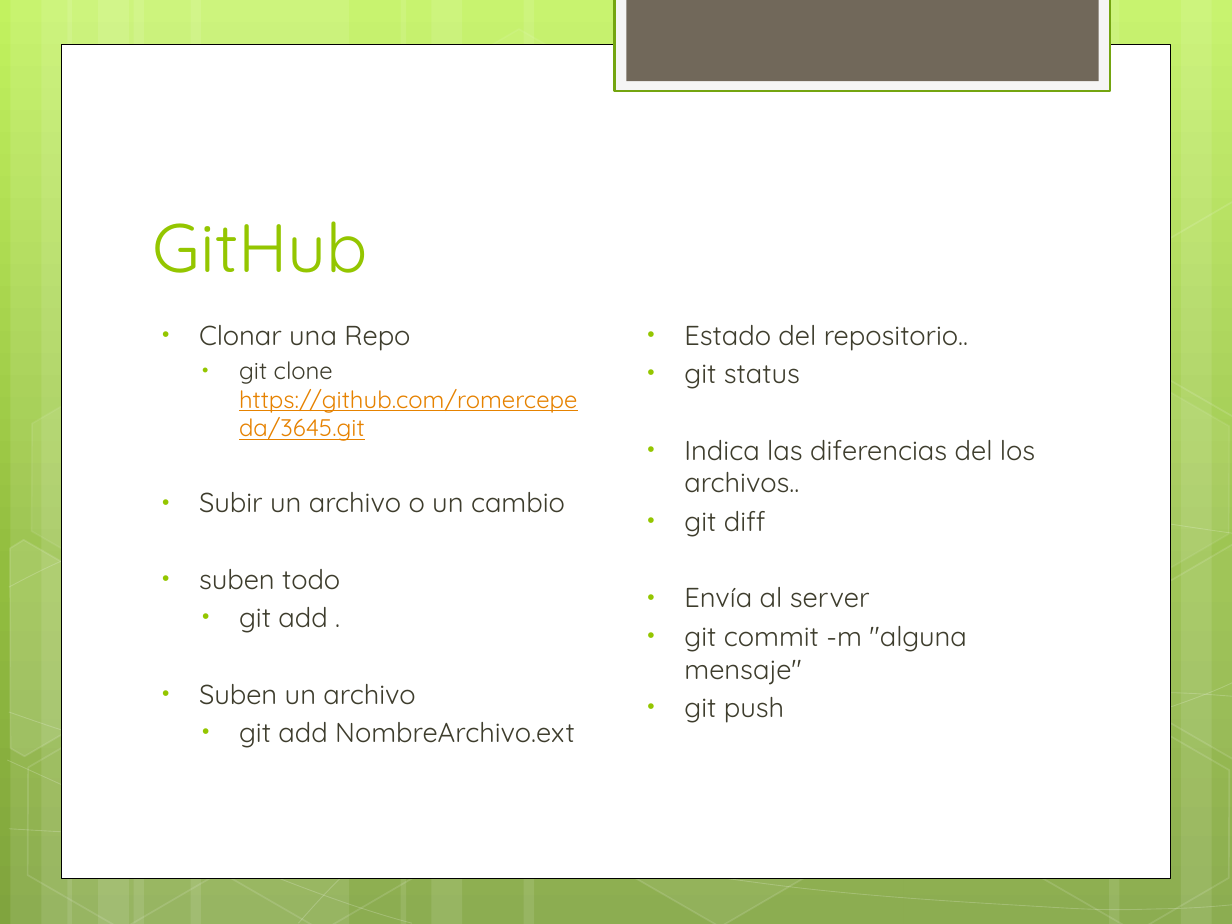
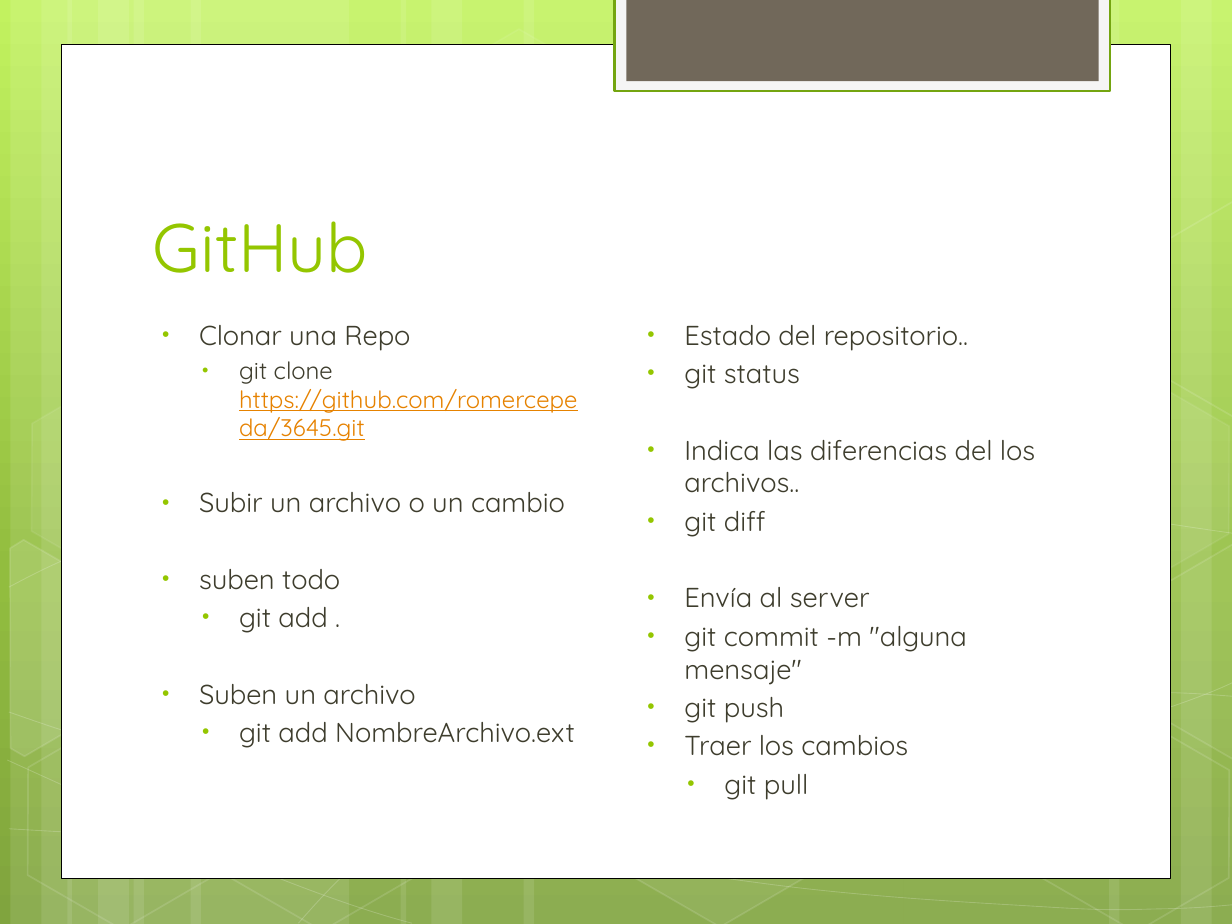
Before and after one commit to romercepeda/3645, a slide deck: slide 4 of clase5-6.pptx. Drawn at 1232x924 pixels with LibreOffice and Linux fonts; fonts in the diff are those of the drawing. Boxes give left, top, right and bottom in pixels: in the first picture for what was removed or moved away, otherwise in the second. Text is boxed around its words. In the diff, an @@ line names an element or a change of style, - is before the commit and + after.

Commit message:
Actualizacion pp

```diff
--- a/clase5-6.pptx
+++ b/clase5-6.pptx
@@ text at bbox=[684, 735, 908, 800]: paragraphs added @@
+• Traer los cambios
+  • git pull
```
